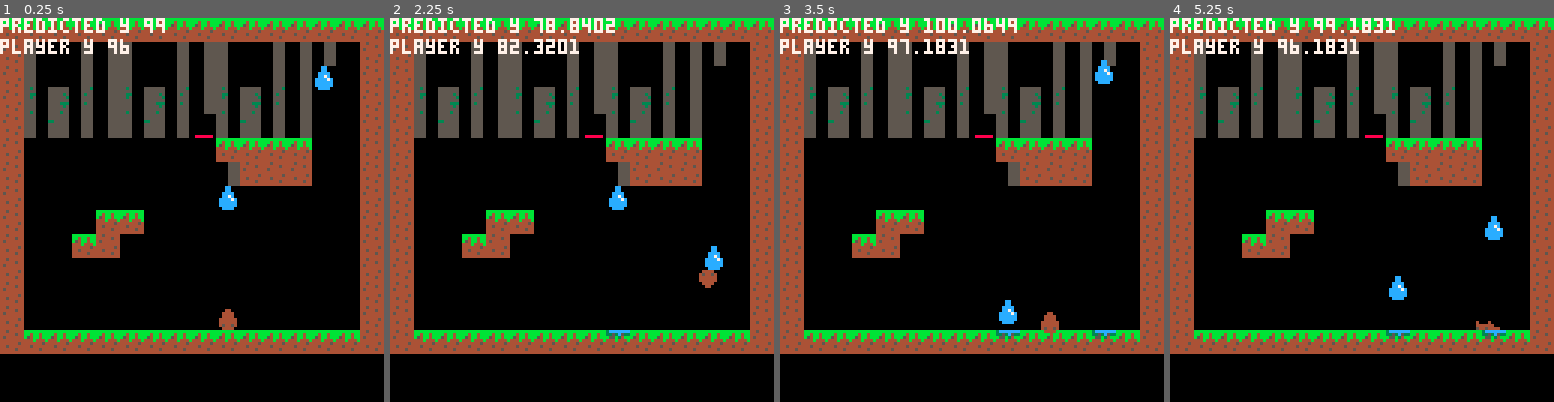
Above: before the commit, frames 1-4 (left to right).
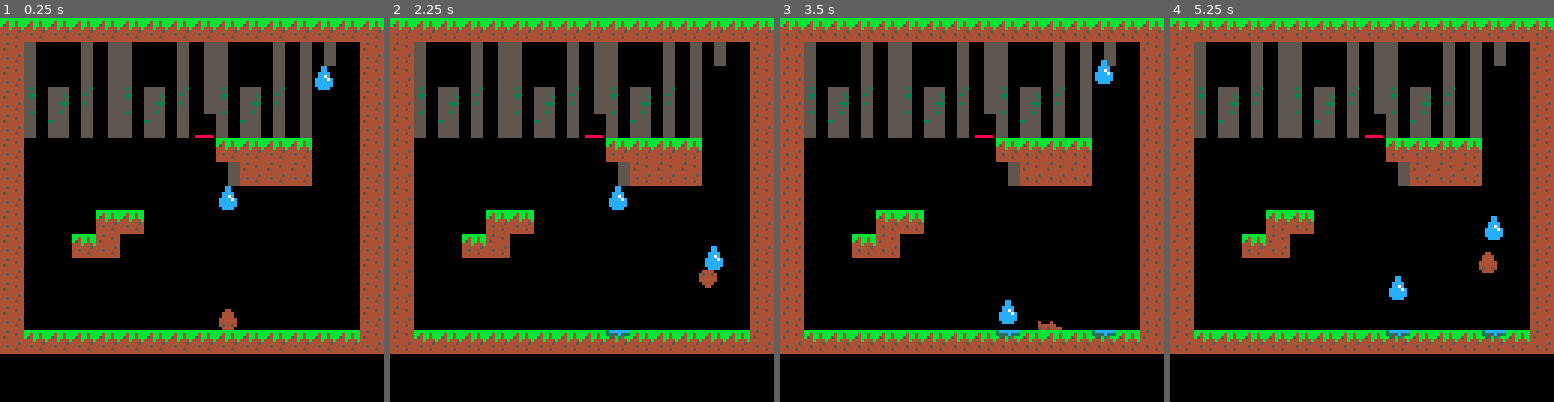
Above: after the commit, the same moments.

Repository: Mackain/ldjam45
Game: PICO-8 cartridge poopsim.p8
Same seed, same stepped clock (60 frames per second), same inputs: the game is played once before the commit and once after it.
Inputs:
- Up to frame 1 (0.25 s): no input
- Up to frame 2 (2.25 s): hold Right 1.6-2.1 s; hold Up from 2.15 s (still down)
- Up to frame 3 (3.5 s): release Up at 2.42 s; hold Right 2.47-3.03 s; hold Left from 3.08 s (still down)
- Up to frame 4 (5.25 s): release Left at 3.58 s; hold Right 4.02-4.68 s; hold Up 4.73-5.03 s; hold Left from 5.08 s (still down)

The runs differ from the first frame. In frame 1, 1.3% of the frame differs, in the area x 0-43%, y 0-10%; in frame 2, 1.8%; in frame 3, 2.0%; in frame 4, 2.1%, in the area x 0-86%, y 0-82%.

Commit message:
Fix collision bug

Diff:
--- a/poopsim.p8
+++ b/poopsim.p8
@@ -143,7 +143,7 @@
         --calculate jumping collision
         if(player.is_jumping) then
             for ly = player.y, predicted_y,-1 do
-                for lx = player.x,player.x+player.width,1 do
+                for lx = player.x,player.x+player.width-1,1 do
                     if (fget(mget((lx)/8,(ly)/8), 1) and first_y_col == -1) then
                         first_y_col = ly
                         break
@@ -157,7 +157,7 @@
         --calculate falling collision
         if(player.is_falling) then
             for ly = player.y,predicted_y,1 do
-                for lx = player.x,player.x+player.width,1 do
+                for lx = player.x,player.x+player.width-1,1 do
                     if (fget(mget((lx)/8,(ly+7)/8), 1) and first_y_col == -1) then
                         first_y_col = ly-1
                         break
@@ -250,8 +250,11 @@
 	    draw_drop(drop)
     end
 
-    print("player y " .. player.y,0,7,7)
-    print("predicted y " .. player.y+player.gravity,0,0,7)
+    -- if(player.is_falling) print("falling",0,0,7)
+    -- if(player.is_jumping) print("jumping",0,6,7)
+    -- if(player.on_ground) print("on_ground",0,12,7)
+    -- print("gravity: " .. player.gravity,0,18,7)
+    -- print("force: " .. player.force,0,24,7)
 
     -- print("HEALTH - " .. player.level,0,0,7)
     -- print("UL - (" .. player.corners[1].x .. "," .. player.corners[1].y .. ")")
